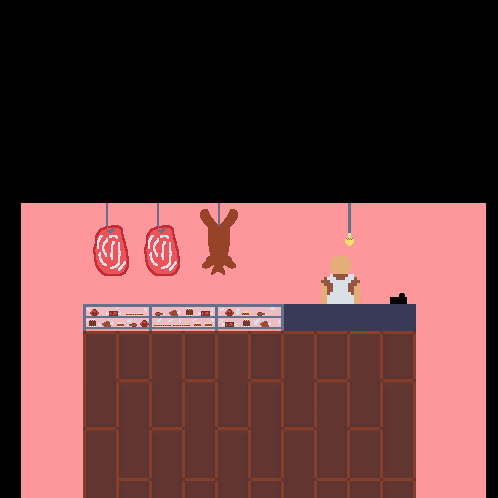
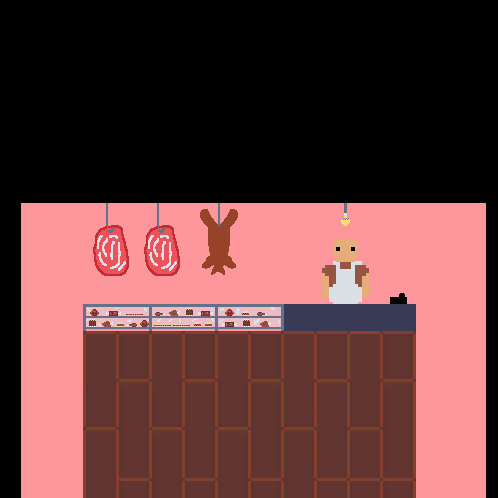
Comparing the layer stacks of the two 498x498 images. Changes:
painted on "Layer 4" over [341, 203, 354, 246]
added layer "butcher-down" above "butcher-up" over [322, 240, 369, 304]
painted on "butcher-up" over [321, 239, 369, 304]
